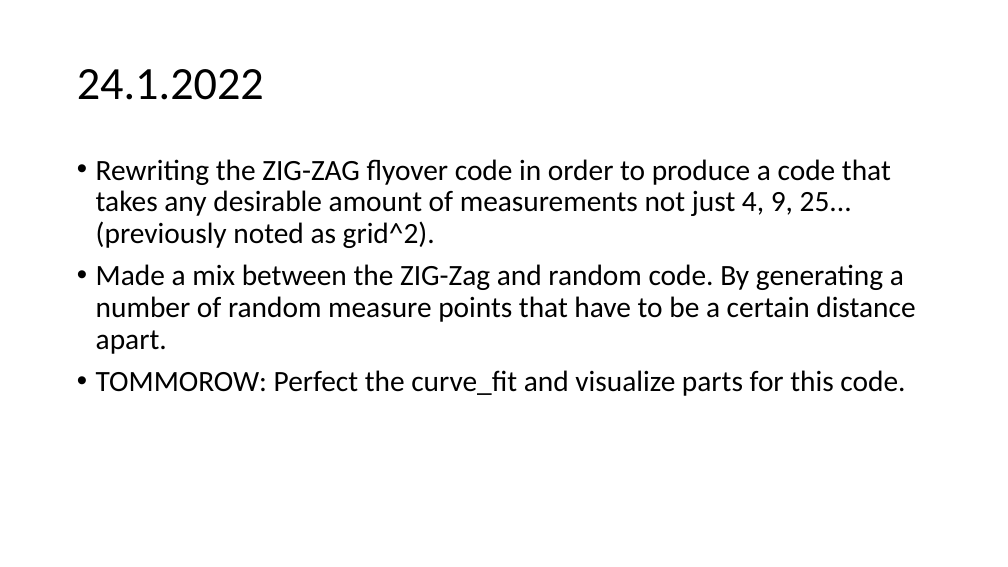
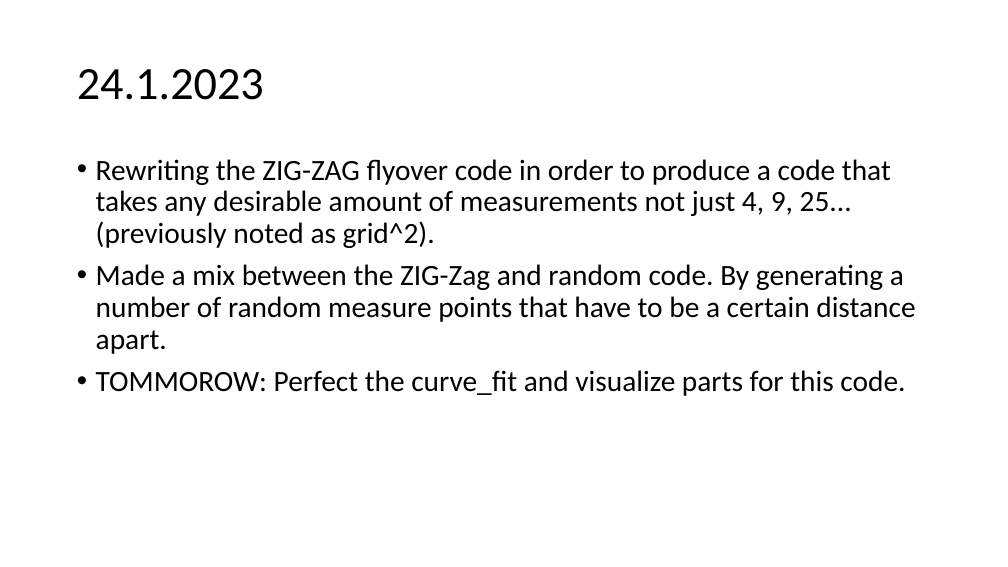
Before and after one commit to urhtrinko/DroneRadioactivity_student_job, a slide deck: slide 58 of reports/work_diary.pptx. Drawn at 1008x567 pixels with LibreOffice and Linux fonts; fonts in the diff are those of the drawing. Boxes give left, top, right and bottom in pixels: in the first picture for what was removed or moved away, otherwise in the second. Text is boxed around its words. In the diff, an @@ line names an element or a change of style, - is before the commit and + after.

```diff
--- a/reports/work_diary.pptx
+++ b/reports/work_diary.pptx
@@ title at bbox=[77, 69, 264, 100]: text changed @@
-24.1.2022
+24.1.2023
```
Also in this commit, not shown: 1 other slide changed, 2 slides added.
